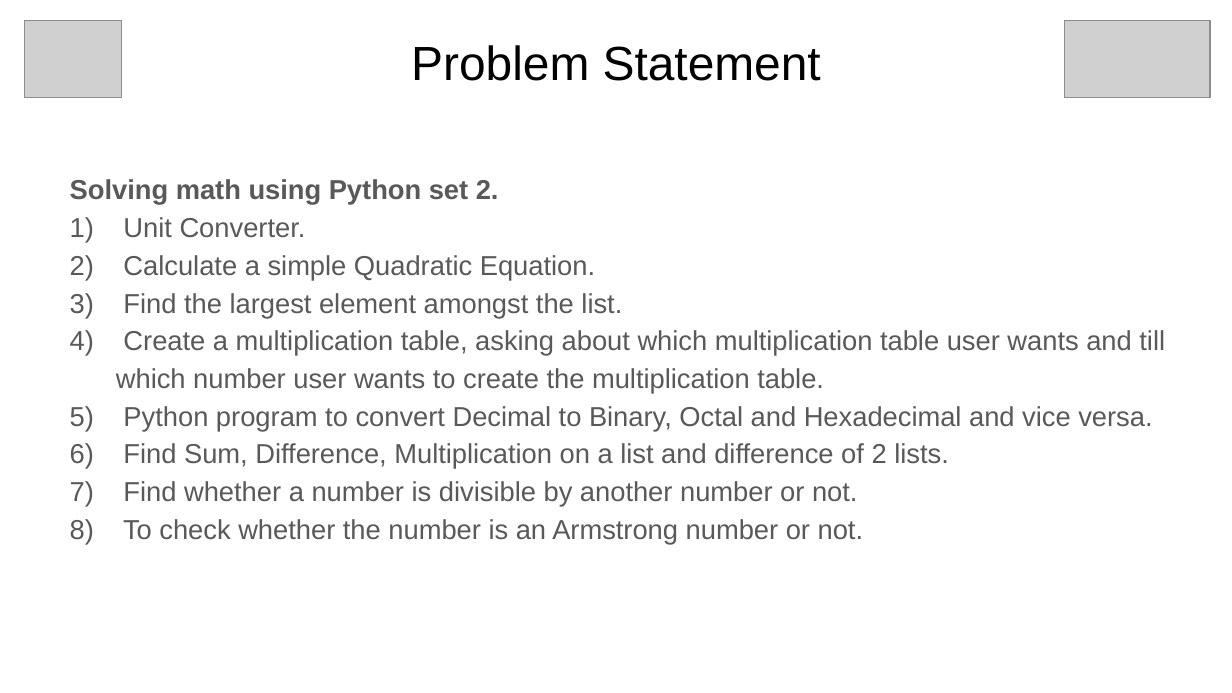
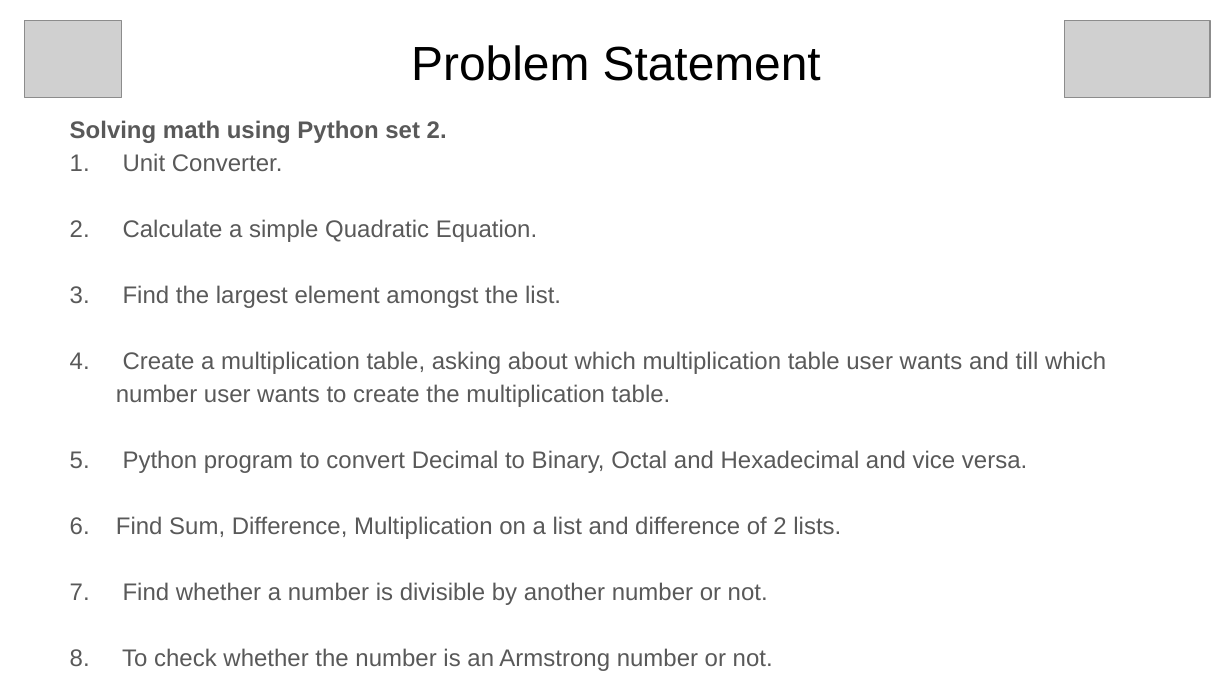
Before and after one commit to grey-hat2003/internship-project, a slide deck: slide 2 of docs/PyPptB2_5.pptx. Drawn at 1232x693 pixels with LibreOffice and Linux fonts; fonts in the diff are those of the drawing; grey boxes stand for pictures. Boxes give left, top, right and bottom in pixels: in the first picture for what was removed or moved away, otherwise in the second. Text is boxed around its words. In the diff, an @@ line names an element or a change of style, - is before the commit and + after.

```diff
--- a/docs/PyPptB2_5.pptx
+++ b/docs/PyPptB2_5.pptx
@@ text "Solving math using Python set ...": place and size @@
-text "Solving math using Python set ..." at bbox=[70, 179, 1165, 545]
+text "Solving math using Python set ..." at bbox=[70, 120, 1106, 671]
@@ text "Solving math using Python set ..." at bbox=[70, 120, 1106, 671]: size 16 to 14 pt; bullet 1) to 1. @@
```
Also in this commit, not shown: 1 other slide changed, 4 slides removed, 1 other file.
